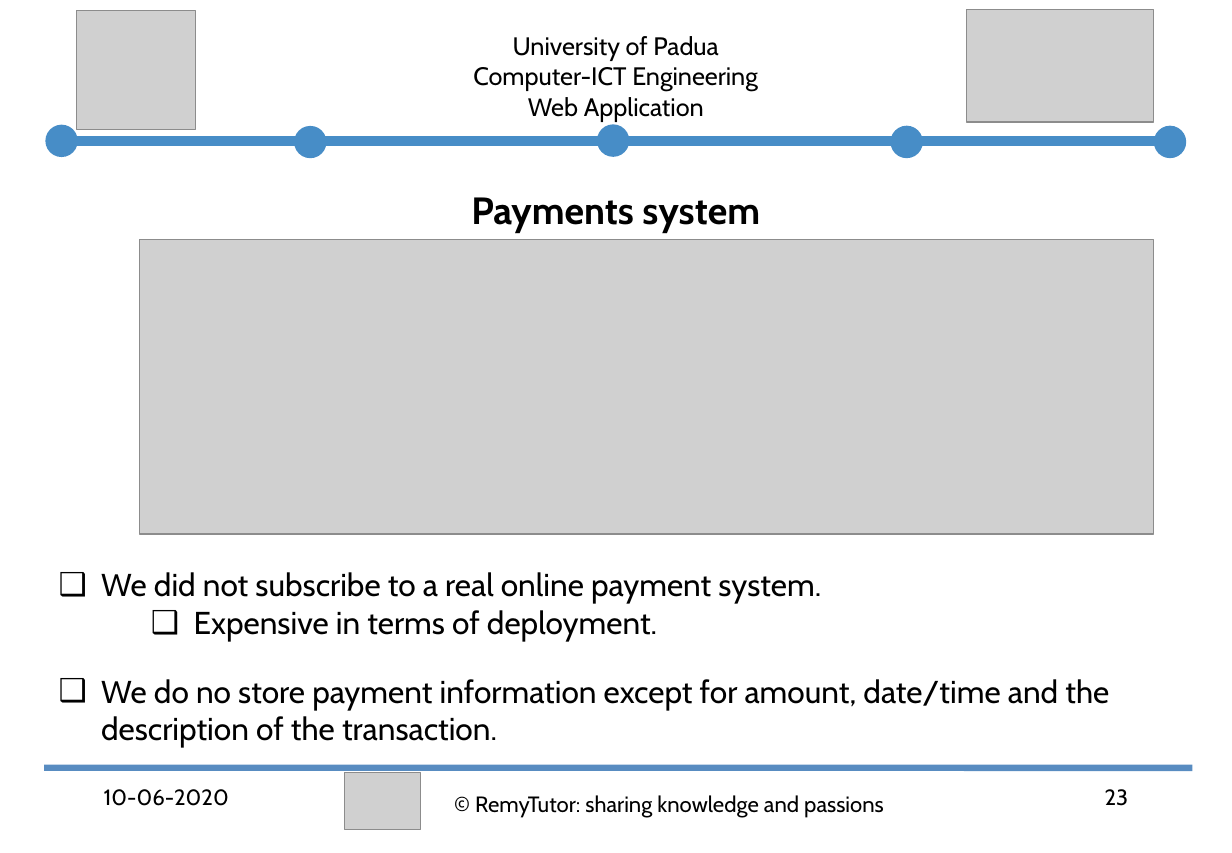
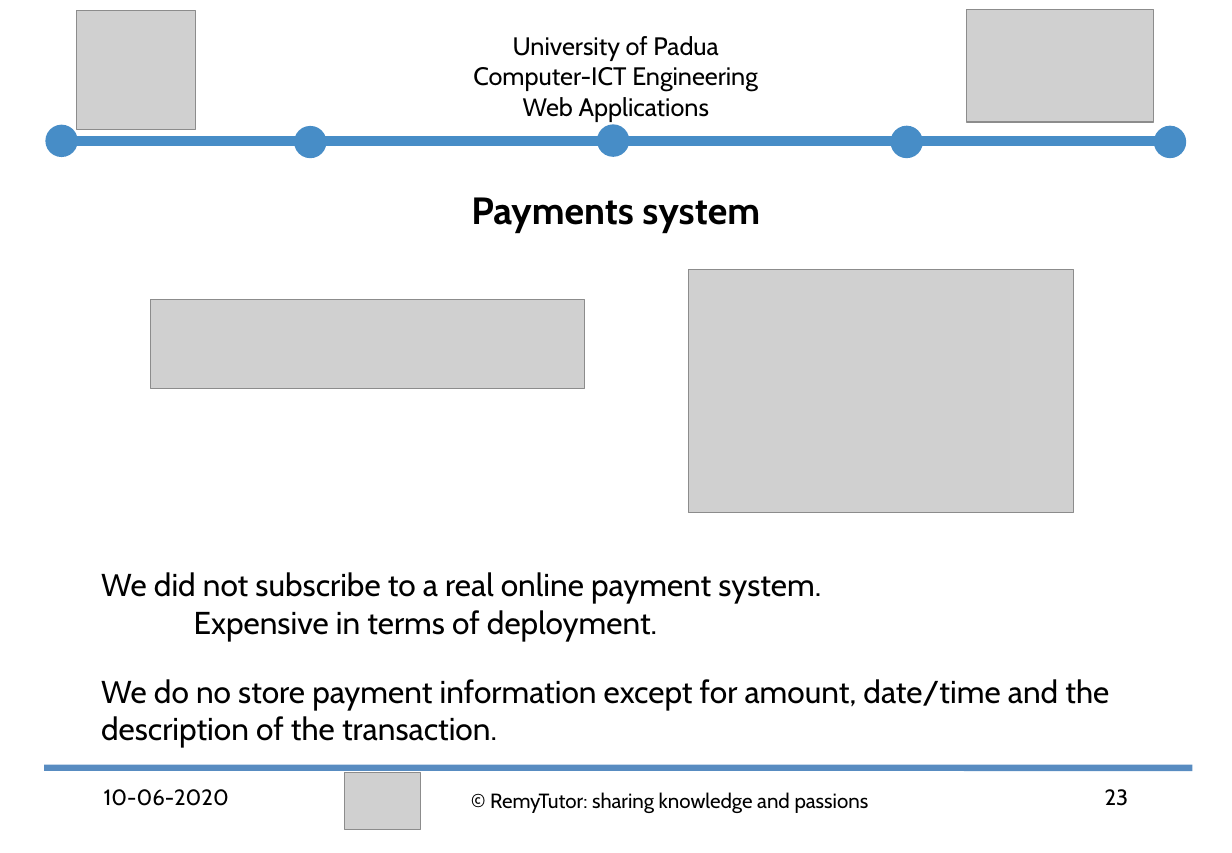
Before and after one commit to abahmadb/Web-Applications, a slide deck: slide 23 of HW2-RemyTutor-2019-2020.ppt. Drawn at 1232x853 pixels with LibreOffice and Linux fonts; fonts in the diff are those of the drawing; grey boxes stand for pictures. Boxes give left, top, right and bottom in pixels: in the first picture for what was removed or moved away, otherwise in the second. Text is boxed around its words. In the diff, an @@ line names an element or a change of style, - is before the commit and + after.

```diff
--- a/HW2-RemyTutor-2019-2020.ppt
+++ b/HW2-RemyTutor-2019-2020.ppt
@@ text at <box>523,97,709,122</box>: text changed @@
-Web Application
+Web Applications
@@ text "We did not subscribe to ..." at <box>101,572,1109,747</box>: bullet colour #000000 to #FFFFFF @@
@@ picture: place and size @@
-picture at <box>140,240,1154,534</box>
+picture at <box>688,269,1073,513</box>
@@ picture added at <box>151,299,585,388</box> @@
@@ text "© RemyTutor: sharing knowledge and ..." at <box>490,792,869,813</box>: size 14 to 12.9 pt; line spacing 1 to 0.9 @@
```
Also in this commit, not shown: 23 other slides changed.
